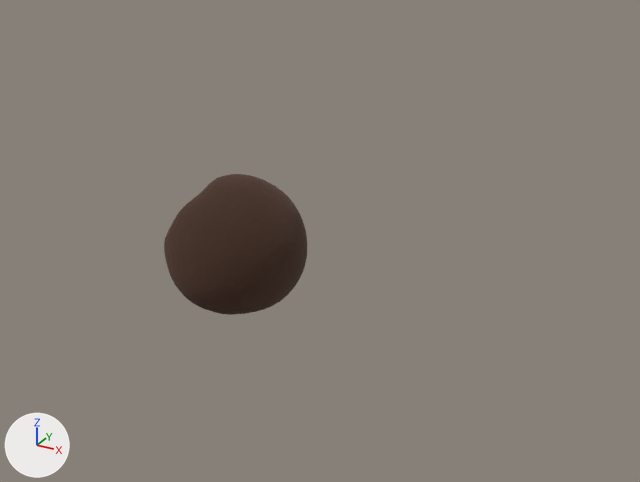
The Blender file 3d_models/void/void_core.blend as it was, and as the next commit left it.
Both versions are drawn from a 50 mm lens placed at (49.1, -71.0, 38.1), pointed at (16.7, -12.1, 8.7). Lighting does not change. The marker at lower left points along +X, +Y and +Z.
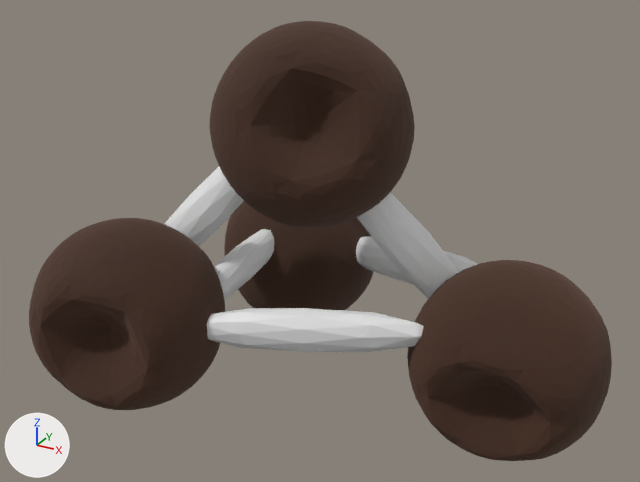
Changed parts and their boxes [x1, y1, x2, y2] in the pictures (640 x 482 px):
'Icosphere', moved, turned
    before: [164, 174, 307, 315]
    after: [210, 21, 415, 227]
'Icosphere.006', added (brown)
    after: [407, 260, 612, 461]
'Icosphere.001', added (brown)
    after: [29, 218, 225, 410]
'Icosphere.004', added (brown)
    after: [224, 201, 374, 311]
'Icosphere.011', added
    after: [207, 308, 424, 352]
'Icosphere.007', added
    after: [356, 192, 460, 299]
'Icosphere.010', added
    after: [164, 167, 244, 246]
'Icosphere.009', added
    after: [214, 229, 274, 299]
'Icosphere.008', added
    after: [356, 236, 477, 284]

What changed in the scene script:
```text
Change ob_icosphere:
    ob_icosphere.location: (-0.27, 0.25, -0.15) -> (17.82, -15.29, 19.5)
    ob_icosphere.rotation_euler: (0.0, 0.0, 0.0) -> (1.925, 0.598, -2.465)  # degrees (0, 0, 0) -> degrees (110, 34, -141)
Add ob_icosphere_011:
    ob_icosphere_011 = bpy.data.objects.new('Icosphere.011', me_icosphere_011)  # an icosphere of 80 faces spanning x -0.95..0.95, y -1.0..1.0, z -1.0..1.0
    ob_icosphere_011.location = (20.14, -20.49, 5.36)
    ob_icosphere_011.rotation_euler = (-1.352, -1.358, -1.42)  # degrees (-77, -78, -81)
    ob_icosphere_011.scale = (1.87, 1.44, 9.77)
Add ob_icosphere_010:
    ob_icosphere_010 = bpy.data.objects.new('Icosphere.010', me_icosphere_011.copy())
    ob_icosphere_010.location = (8.24, -15.83, 11.35)
    ob_icosphere_010.rotation_euler = (0.264, -0.757, -2.855)  # degrees (15, -43, -164)
    ob_icosphere_010.scale = (1.87, 1.44, 9.77)
Add ob_icosphere_009:
    ob_icosphere_009 = bpy.data.objects.new('Icosphere.009', me_icosphere_011.copy())
    ob_icosphere_009.location = (9.22, -12.67, 5.17)
    ob_icosphere_009.rotation_euler = (-1.458, -1.157, -0.0399)  # degrees (-84, -66, -2.3)
    ob_icosphere_009.scale = (1.87, 1.44, 9.77)
Add ob_icosphere_008:
    ob_icosphere_008 = bpy.data.objects.new('Icosphere.008', me_icosphere_011.copy())
    ob_icosphere_008.location = (22.39, -5.37, 5.17)
    ob_icosphere_008.rotation_euler = (-1.838, -1.069, 1.484)  # degrees (-105, -61, 85)
    ob_icosphere_008.scale = (1.87, 1.44, 9.77)
Add ob_icosphere_007:
    ob_icosphere_007 = bpy.data.objects.new('Icosphere.007', me_icosphere_011.copy())
    ob_icosphere_007.location = (25.0, -12.73, 10.14)
    ob_icosphere_007.rotation_euler = (-0.0224, -0.716, 0.456)  # degrees (-1.3, -41, 26)
    ob_icosphere_007.scale = (1.87, 1.44, 9.77)
Add ob_icosphere_006:
    ob_icosphere_006 = bpy.data.objects.new('Icosphere.006', me_icosphere_006)  # 106 vertices, 114 faces; spans x -0.95..0.95, y -1.0..1.0, z -0.85..1.0; in mat_material_007 (brown #422000); modifiers SUBSURF
    ob_icosphere_006.location = (33.56, -13.35, 2.95)
    ob_icosphere_006.rotation_euler = (5.03, -0.431, -4.11)  # degrees (288, -25, -235)
    ob_icosphere_006.scale = (8.18, 8.18, 8.18)
Add ob_icosphere_004:
    ob_icosphere_004 = bpy.data.objects.new('Icosphere.004', me_icosphere_004)  # 106 vertices, 114 faces; spans x -0.95..0.95, y -1.0..1.0, z -0.85..1.0; in mat_material_005 (brown #422000); modifiers SUBSURF
    ob_icosphere_004.location = (9.16, -2.33, 2.73)
    ob_icosphere_004.rotation_euler = (1.465, -0.521, -0.486)  # degrees (84, -30, -28)
    ob_icosphere_004.scale = (8.18, 8.18, 8.18)
Add ob_icosphere_001:
    ob_icosphere_001 = bpy.data.objects.new('Icosphere.001', me_icosphere_001)  # 106 vertices, 114 faces; spans x -0.95..0.95, y -1.0..1.0, z -0.85..1.0; in mat_material_002 (brown #422000); modifiers SUBSURF
    ob_icosphere_001.location = (5.95, -23.83, 4.71)
    ob_icosphere_001.rotation_euler = (1.323, -0.15, 1.24)  # degrees (76, -8.6, 71)
    ob_icosphere_001.scale = (8.18, 8.18, 8.18)
```
